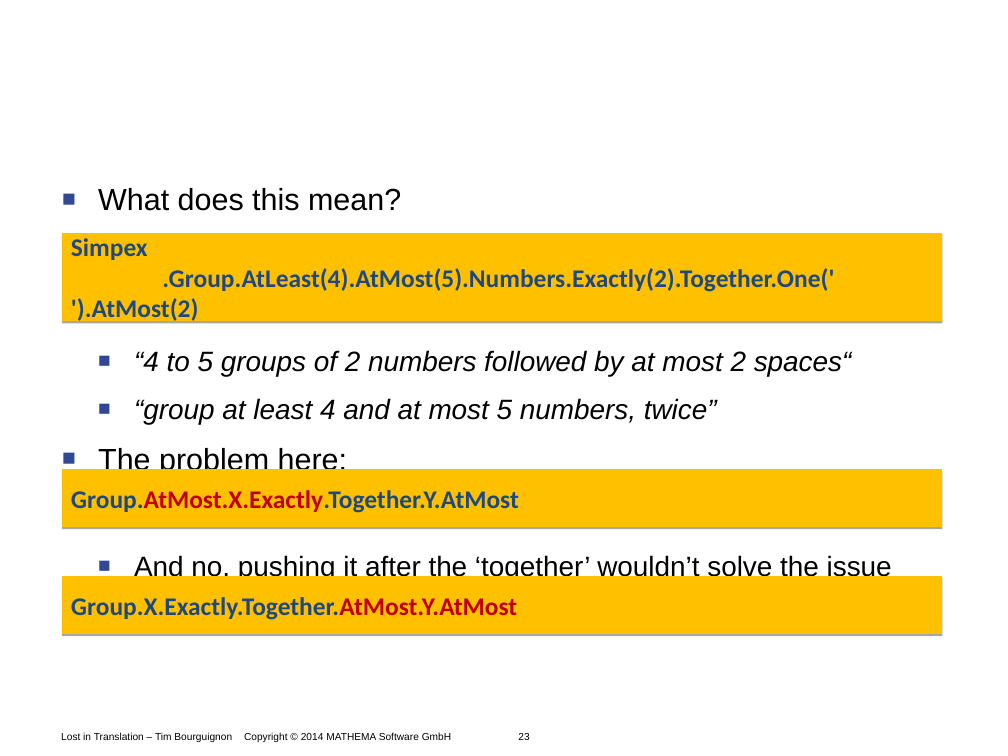
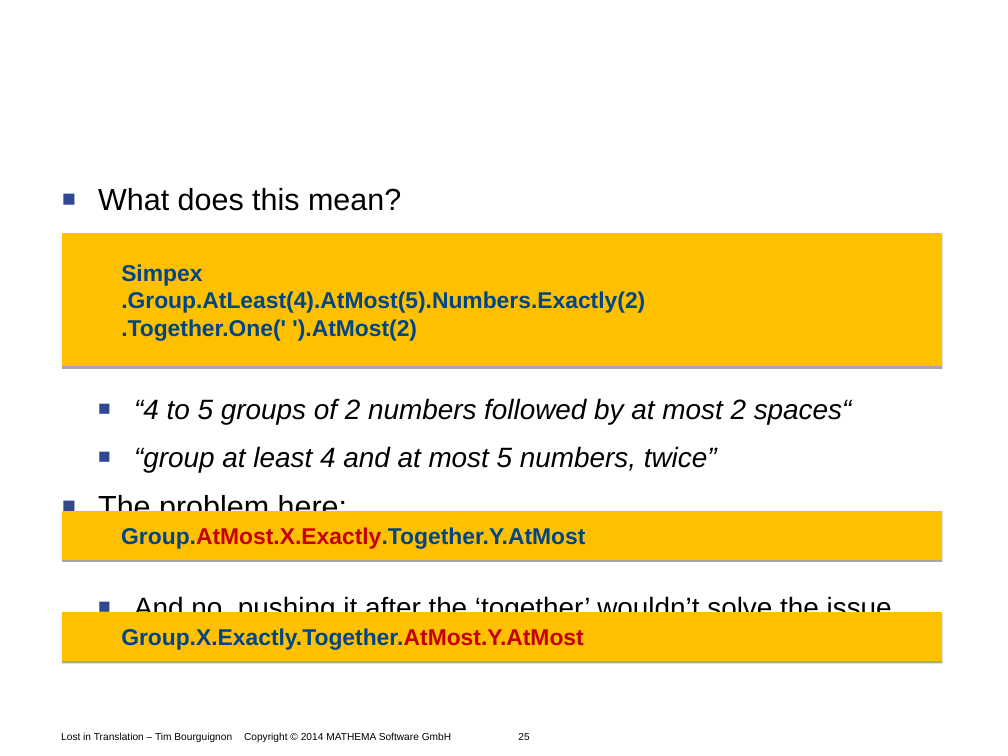
Before and after one commit to Timothep/Talk.LostInTranslation, a slide deck: slide 25 of LostInTranslation.odp (slide 23 before the commit). Drawn at 1008x756 pixels with LibreOffice and Linux fonts; fonts in the diff are those of the drawing; background and template pictures are left out. Boxes give left, top, right and bottom in pixels: in the first picture for what was removed or moved away, otherwise in the second. Text is boxed around its words. In the diff, an @@ line names an element or a change of style, - is before the commit and + after.

```diff
--- a/LostInTranslation.odp
+++ b/LostInTranslation.odp
@@ text "What does this mean?" rewrapped from <box>98,188,892,581</box> to <box>98,188,892,623</box> @@
@@ freeform shape "Simpex": place and size @@
-freeform shape "Simpex" at <box>62,232,943,321</box>
+freeform shape "Simpex" at <box>62,232,943,366</box>
@@ text in freeform shape at <box>121,265,202,286</box>: size 20 to 18 pt, font Calibri to Arial, text colour #1F497D to #004586 in "Simpex"; indent changed @@
@@ text in freeform shape at <box>121,291,645,341</box>: text changed; size 20 to 18 pt; font Calibri to Arial; text colour #1F497D to #004586 @@
-.Group.AtLeast(4).AtMost(5).Numbers.Exactly(2).Together.One(' ').AtMost(2)
+.Group.AtLeast(4).AtMost(5).Numbers.Exactly(2)
+.Together.One(' ').AtMost(2)
@@ freeform shape "Group.AtMost.X.Exactly.Together.Y.AtMost": place and size @@
-freeform shape "Group.AtMost.X.Exactly.Together.Y.AtMost" at <box>62,469,943,527</box>
+freeform shape "Group.AtMost.X.Exactly.Together.Y.AtMost" at <box>62,510,943,560</box>
@@ freeform shape "Group.AtMost.X.Exactly.Together.Y.AtMost" at <box>62,510,943,560</box>: size 20 to 18 pt, font Calibri to Arial; text colour #1F497D to #004586, text colour #C00000 to #C5000B in "Group.AtMost.X.Exactly.Together.Y.AtMost"; indent changed @@
@@ freeform shape "Group.X.Exactly.Together.AtMost.Y.AtMost": place and size @@
-freeform shape "Group.X.Exactly.Together.AtMost.Y.AtMost" at <box>62,576,943,634</box>
+freeform shape "Group.X.Exactly.Together.AtMost.Y.AtMost" at <box>62,612,943,661</box>
@@ freeform shape "Group.X.Exactly.Together.AtMost.Y.AtMost" at <box>62,612,943,661</box>: size 20 to 18 pt, font Calibri to Arial; text colour #1F497D to #004586, text colour #C00000 to #C5000B in "Group.X.Exactly.Together.AtMost.Y.AtMost"; indent changed @@
@@ text at <box>61,732,529,742</box>: text changed @@
-Lost in Translation – Tim Bourguignon Copyright © 2014 MATHEMA Software GmbH 23
+Lost in Translation – Tim Bourguignon Copyright © 2014 MATHEMA Software GmbH 25
```
Also in this commit, not shown: 13 other slides changed, 13 slides added, 8 slides removed.
